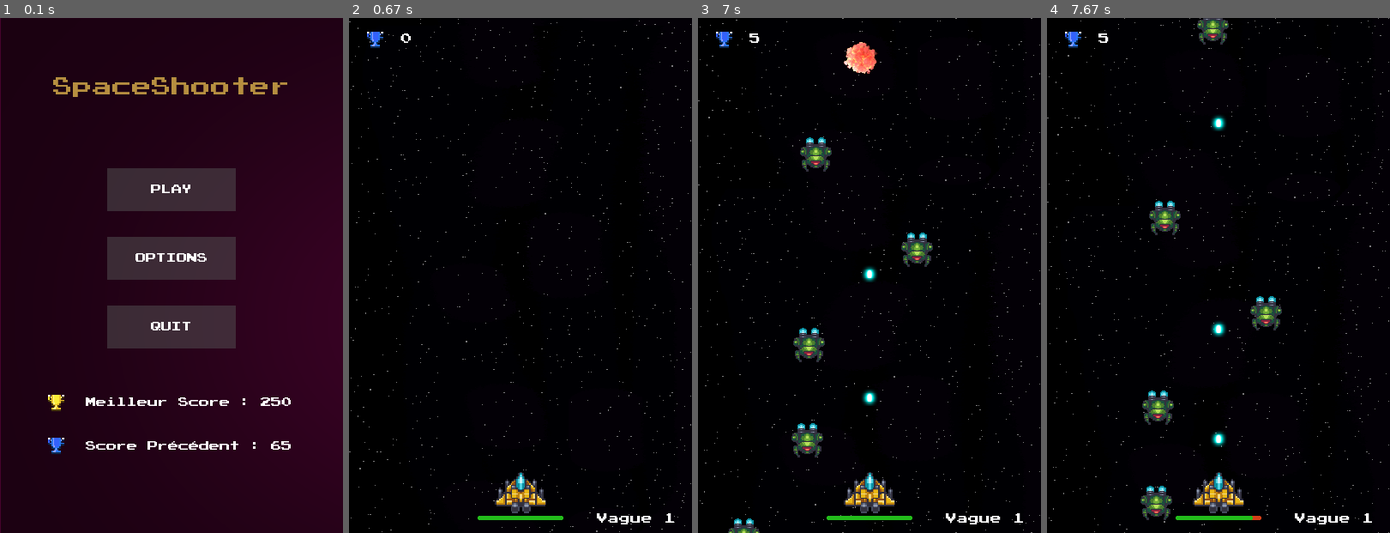
Above: before the commit, frames 1-4 (left to right).
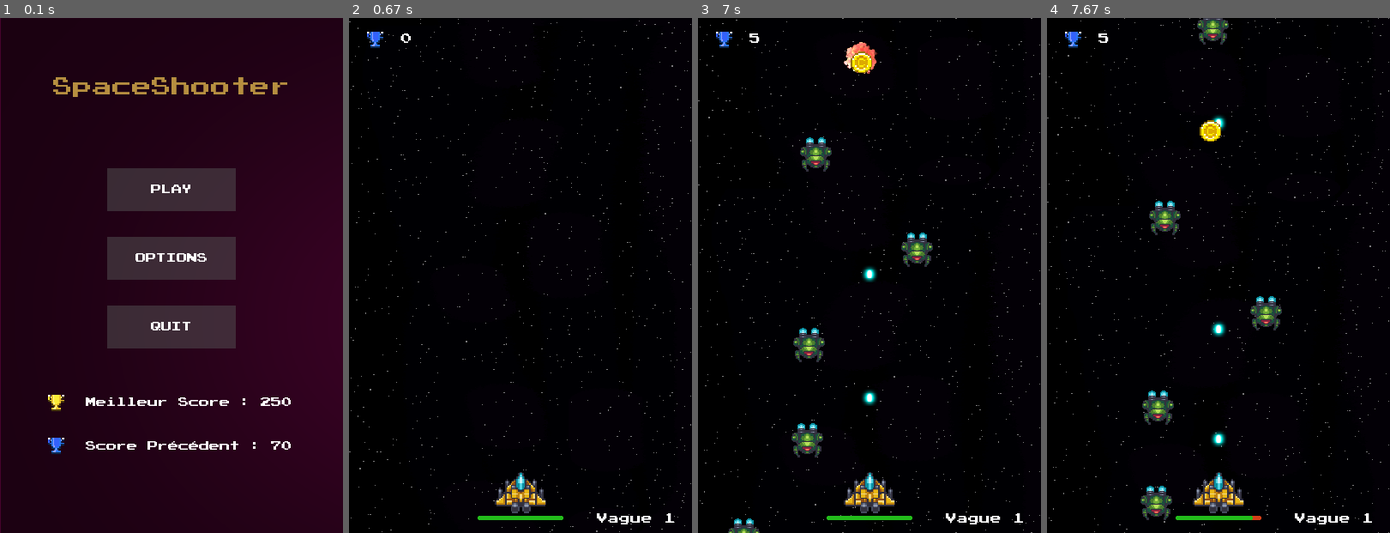
Above: after the commit, the same moments.

Repository: Fabien-crypto/SpaceShooter
Game: pygame game, started from main.py
The game is run twice, just before and just after one commit, with the same random seed, the same clock (stepped at 60 frames per second) and the same inputs.
Inputs (mouse positions are in pixels of both pictures, inside the frame that each line leads up to):
- Up to frame 1 (0.1 s): no input
- Up to frame 2 (0.67 s): click "PLAY" at 0.38 s
- Up to frame 3 (7 s): tap Space at 0.67, 1.07, 1.37, 1.9, 2.2, 2.4, 2.7, 2.97, 3.3, 3.6, 4.13, 4.43, 4.8, 5.2, 5.5, 5.7, 6, 6.53, 6.83 s; move the mouse to (763, 399) at 1.03 s; move the mouse to (852, 409) at 1.87 s; move the mouse to (999, 471) at 2.37 s; move the mouse to (938, 234) at 2.93 s; move the mouse to (975, 265) at 3.27 s; move the mouse to (944, 151) at 4.1 s; move the mouse to (770, 244) at 4.77 s; move the mouse to (794, 234) at 5.17 s; move the mouse to (938, 208) at 5.67 s; move the mouse to (975, 399) at 6.5 s
- Up to frame 4 (7.67 s): move the mouse to (1317, 316) at 7 s; tap Space at 7.03, 7.33, 7.6 s; move the mouse to (1156, 399) at 7.57 s

The runs differ from the first frame. In frame 1, less than 0.1% of the frame differs, in the area x 79-85%, y 82-84%; in frame 2, nothing differs; in frame 3, 0.2%, in the area x 44-51%, y 6-11%; in frame 4, 0.2%.

Commit message:
ajout money

Diff:
--- a/main.py
+++ b/main.py
@@ -137,6 +137,8 @@
         if self.health <= 0:
             explosion = Explosion(self.rect.centerx, self.rect.centery, 1)
             soundObj.play()
+            coin = Coin(self,self.rect.centerx, self.rect.centery, 1)
+            self.game.all_coin.add(coin)
             self.game.explosion_group.add(explosion)
             self.game.all_monsters.remove(self)
             self.game.player.score += 5
@@ -205,6 +207,7 @@
         self.attack = 15
         self.velocity = 440
         self.score = 0
+        self.money = 0
         self.all_projectiles = pygame.sprite.Group()
         self.image = pygame.image.load('assets/vaisseaux/player/ship 01/nomove.png')
         self.image = pygame.transform.scale(self.image, (80,80))
@@ -260,6 +263,50 @@
         self.image = pygame.image.load('assets/vaisseaux/player/ship 01/nomove.png')
         self.image = pygame.transform.scale(self.image, (80,80))
 
+
+class Coin(pygame.sprite.Sprite):
+    def __init__(self,player, x, y, size):
+        super().__init__()
+        global soundObj
+        self.value = 10
+        self.velocity = 1
+        self.player = player
+        soundObj = pygame.mixer.Sound('sounds/ennemy_explosion.aiff')
+        soundObj.set_volume(float(saveread("volume2")))
+        self.images = []
+        for num in range(1, 9):
+            img = pygame.image.load(f"assets/coin/coin_0{num}.png")
+            img = pygame.transform.scale(img,(25,25))
+            self.images.append(img)
+        self.index = 0
+        self.image = self.images[self.index]
+        self.rect = self.image.get_rect()
+        self.rect.center = [x, y]
+        self.counter = 0
+
+    def update(self):
+        flip_speed = 10
+        #update explosion animation
+        self.counter += 1
+        if self.counter >= flip_speed and self.index < len(self.images) - 1:
+            self.counter = 0
+            self.index += 1
+            self.image = self.images[self.index]
+        if self.counter >= flip_speed and self.index >= len(self.images) -1:
+            self.counter = 0
+            self.index = 0
+            self.image = self.images[self.index]
+
+    def remove(self):
+        self.player.game.all_coin.remove(self)
+
+    def forward(self):
+        if pygame.sprite.spritecollide(self, self.player.game.all_players, False, pygame.sprite.collide_mask) :
+            self.remove()
+        else :
+            self.rect.y += self.velocity
+
+
 class Game:
     def __init__(self):
         #Génère notre joueur#
@@ -269,6 +316,7 @@
         self.explosion_group = pygame.sprite.Group()
         self.all_monsters = pygame.sprite.Group()
         self.monster  = Monster(self)
+        self.all_coin = pygame.sprite.Group()
         self.pressed = {}
         self.delay_spawn = 1000
         self.last_monster = pygame.time.get_ticks()
@@ -675,6 +723,12 @@
         game.player.all_projectiles.draw(screen)
         game.all_monsters.draw(screen)
         game.explosion_group.draw(screen)
+        game.all_coin.update()
+        game.all_coin.draw(screen)
+
+        for coin in game.all_coin :
+            coin.forward()
+
 
         if game.player.health <= 0:
             soundObj = pygame.mixer.Sound('sounds/game_over.wav')
@@ -729,7 +783,7 @@
                 count = 0
                 last_seconde = now
                 vague +=1
-                game.SpawnUp(300)
+                game.SpawnUp(100)
 
         #################################################################################
 
--- a/scores.txt
+++ b/scores.txt
@@ -1,5 +1,5 @@
 250
-65
+70
 0.5
 250
 0.5
Binary file added: assets/coin/coin_01.png
Binary file added: assets/coin/coin_02.png
Binary file added: assets/coin/coin_03.png
Binary file added: assets/coin/coin_04.png
Binary file added: assets/coin/coin_05.png
Binary file added: assets/coin/coin_06.png
Binary file added: assets/coin/coin_07.png
Binary file added: assets/coin/coin_08.png
Binary file changed: assets/menu/blurrybg.jpg
Binary file changed: assets/menu/currentbg.jpg
